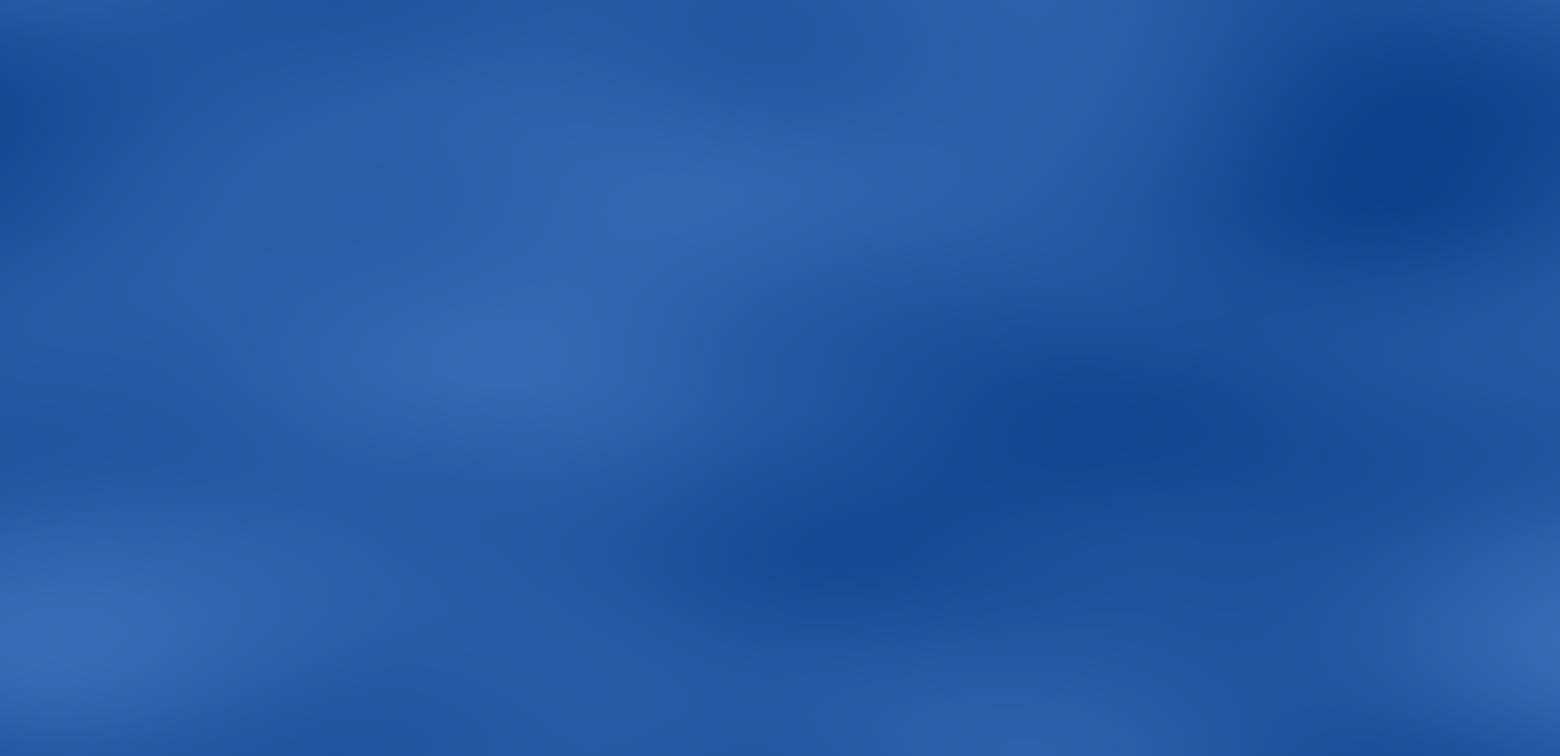
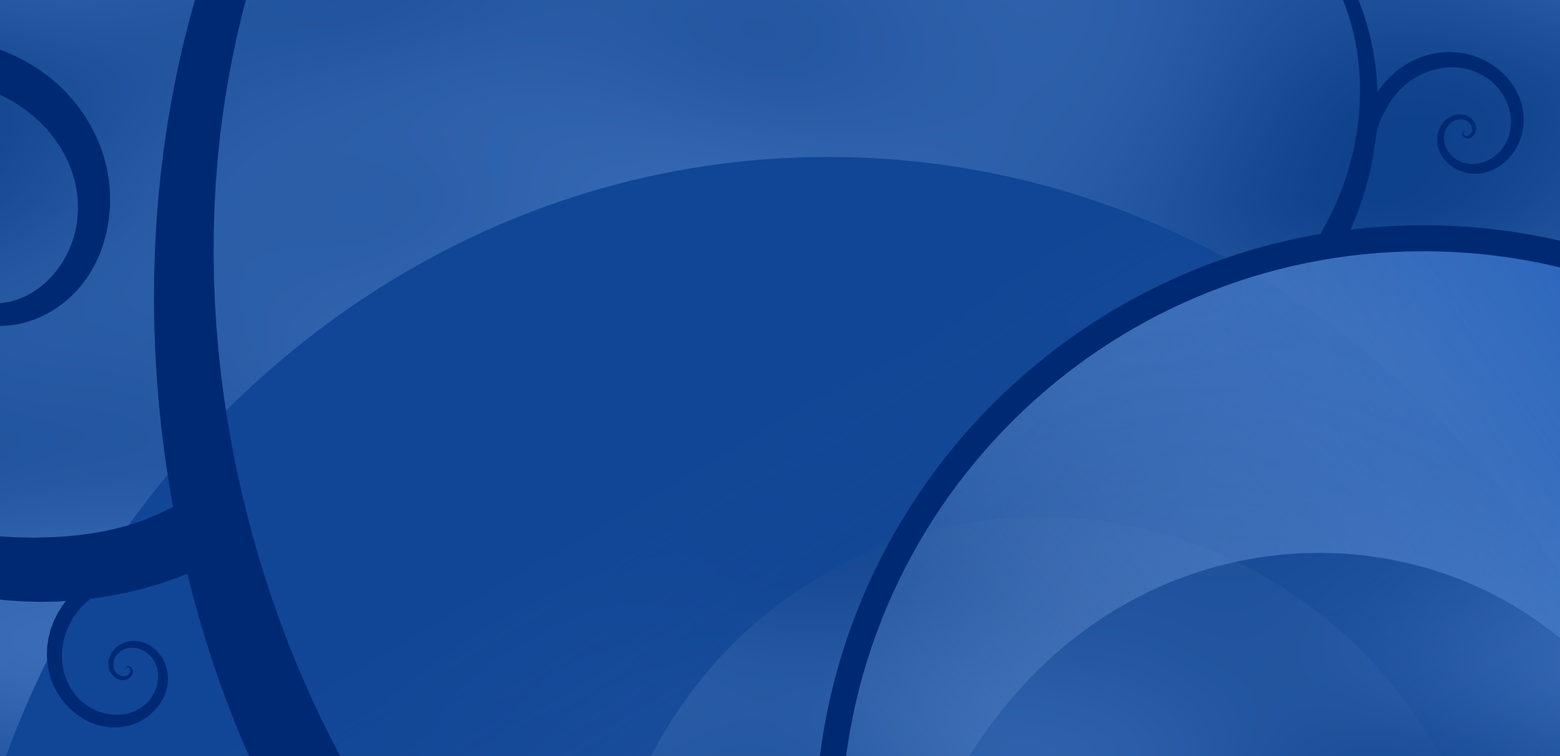
Revision of a layered 1560 x 756 image; what changed, layer by layer:
added layer "2560x1240.png" above "Texture" over [0, 0, 1560, 756]
